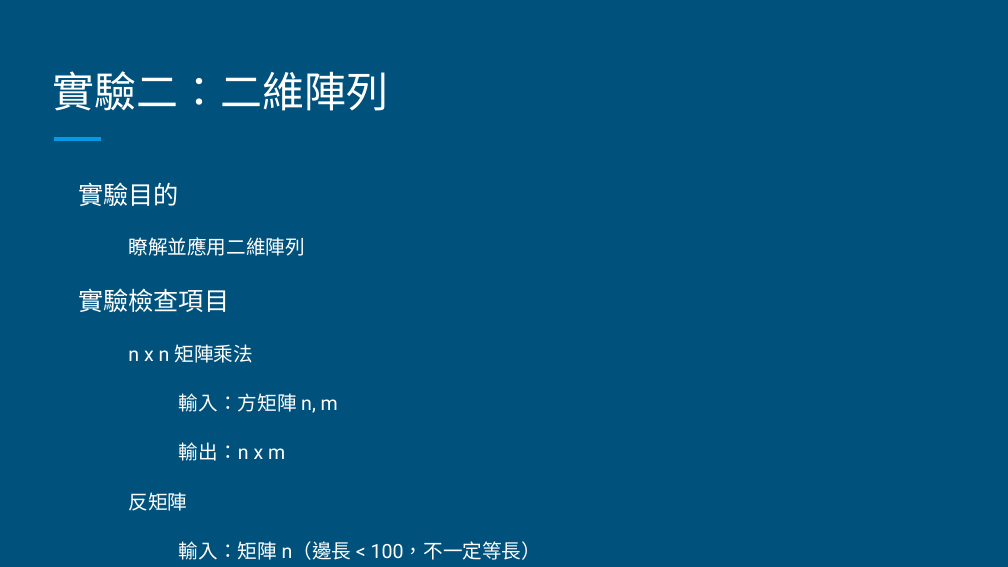
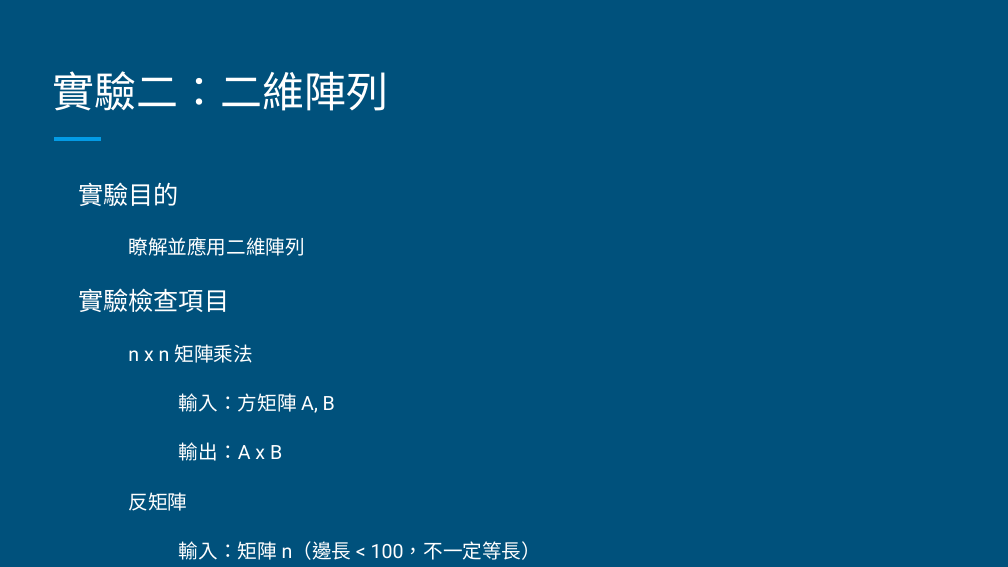
Before and after one commit to commProgramTAs/class, a slide deck: slide 3 of lab4/Lab 04 - 陣列與字串.pptx. Drawn at 1008x567 pixels with LibreOffice and Linux fonts; fonts in the diff are those of the drawing. Boxes give left, top, right and bottom in pixels: in the first picture for what was removed or moved away, otherwise in the second. Text is boxed around its words. In the diff, an @@ line names an element or a change of style, - is before the commit and + after.

```diff
--- a/lab4/Lab 04 - 陣列與字串.pptx
+++ b/lab4/Lab 04 - 陣列與字串.pptx
@@ text at box(179, 393, 335, 461): text changed @@
-    輸入：方矩陣 n, m
-    輸出：n x m
+    輸入：方矩陣 A, B
+    輸出：A x B
```
Also in this commit, not shown: 11 other files.
